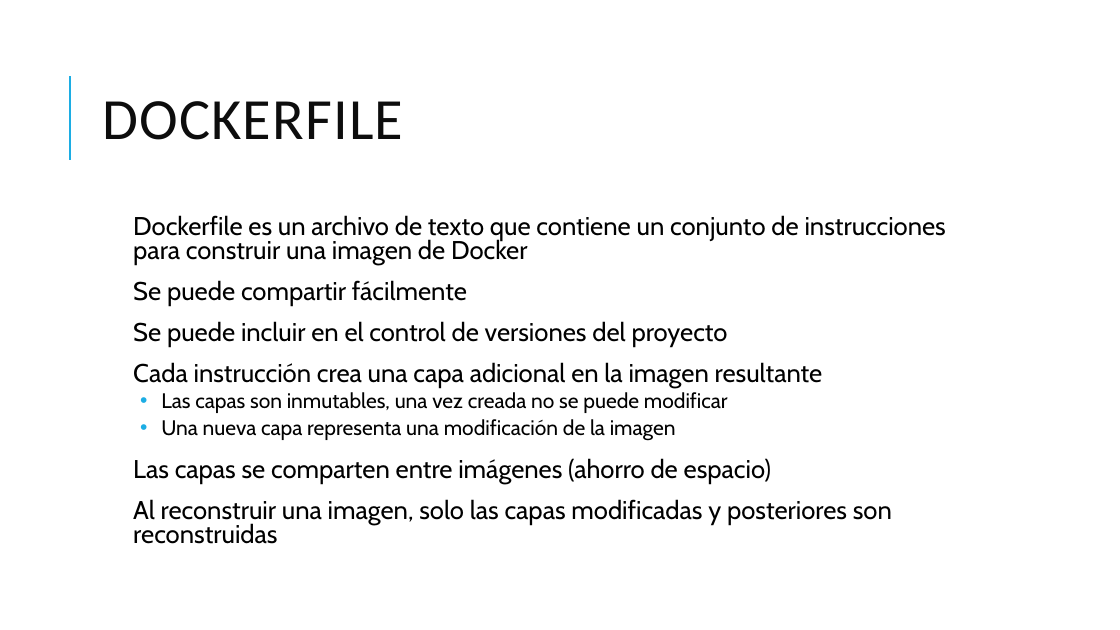
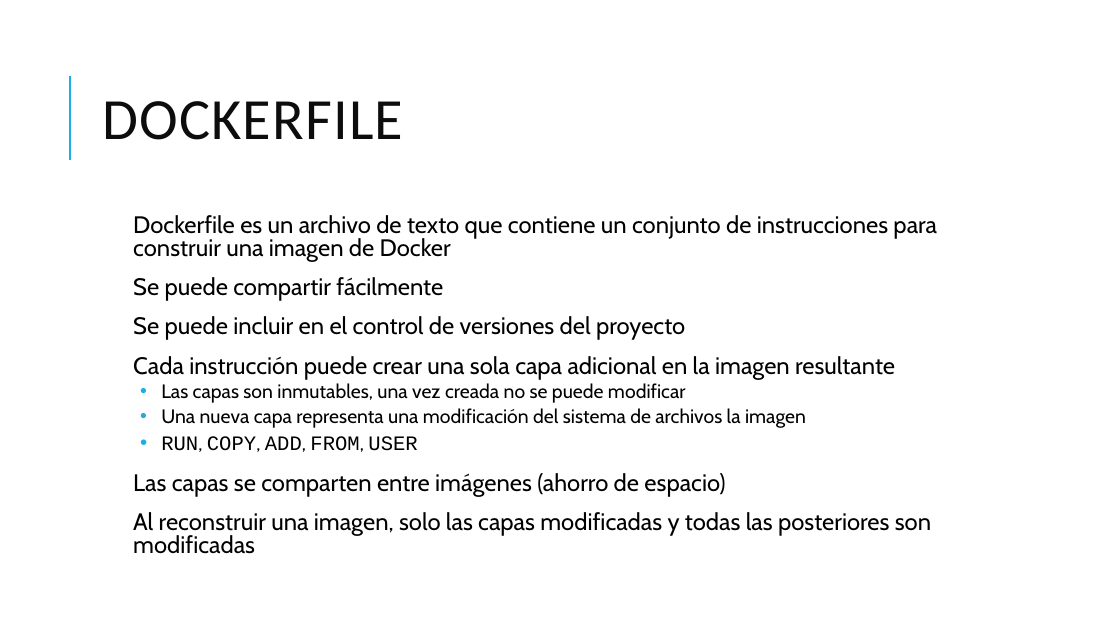
Before and after one commit to grupoinetel/curso-devops-ulpgc, a slide deck: slide 27 of ppt/curso-devops-ulpgc-docker.pptx (slide 26 before the commit). Drawn at 1120x630 pixels with LibreOffice and Linux fonts; fonts in the diff are those of the drawing; background and template pictures are left out. Boxes give left, top, right and bottom in pixels: in the first picture for what was removed or moved away, otherwise in the second. Text is boxed around its words. In the diff, an @@ line names an element or a change of style, - is before the commit and + after.

```diff
--- a/ppt/curso-devops-ulpgc-docker.pptx
+++ b/ppt/curso-devops-ulpgc-docker.pptx
@@ text at box(133, 215, 937, 497): size 22 to 20.4 pt in "Dockerfile es un archivo de texto que ...", "Se puede compartir fácilmente", "Se puede incluir en el control de ...", "Las capas se comparten entre imágenes (ahorro ..."; size 18 to 16.6 pt in "Las capas son inmutables, una vez creada ..." @@
@@ text at box(133, 356, 895, 380): text changed; size 22 to 20.4 pt @@
-  Cada instrucción crea una capa adicional en la imagen resultante
+  Cada instrucción puede crear una sola capa adicional en la imagen resultante
@@ text at box(161, 408, 806, 451): text changed; size 18 to 16.6 pt @@
-  • Una nueva capa representa una modificación de la imagen
+  • Una nueva capa representa una modificación del sistema de archivos la imagen
+  • RUN, COPY, ADD, FROM, USER
@@ text at box(133, 512, 931, 554): text changed; size 22 to 20.4 pt @@
-  Al reconstruir una imagen, solo las capas modificadas y posteriores son reconstruidas
+  Al reconstruir una imagen, solo las capas modificadas y todas las posteriores son modificadas
```
Also in this commit, not shown: 6 other slides changed, 1 slide added, 4 slides removed.
